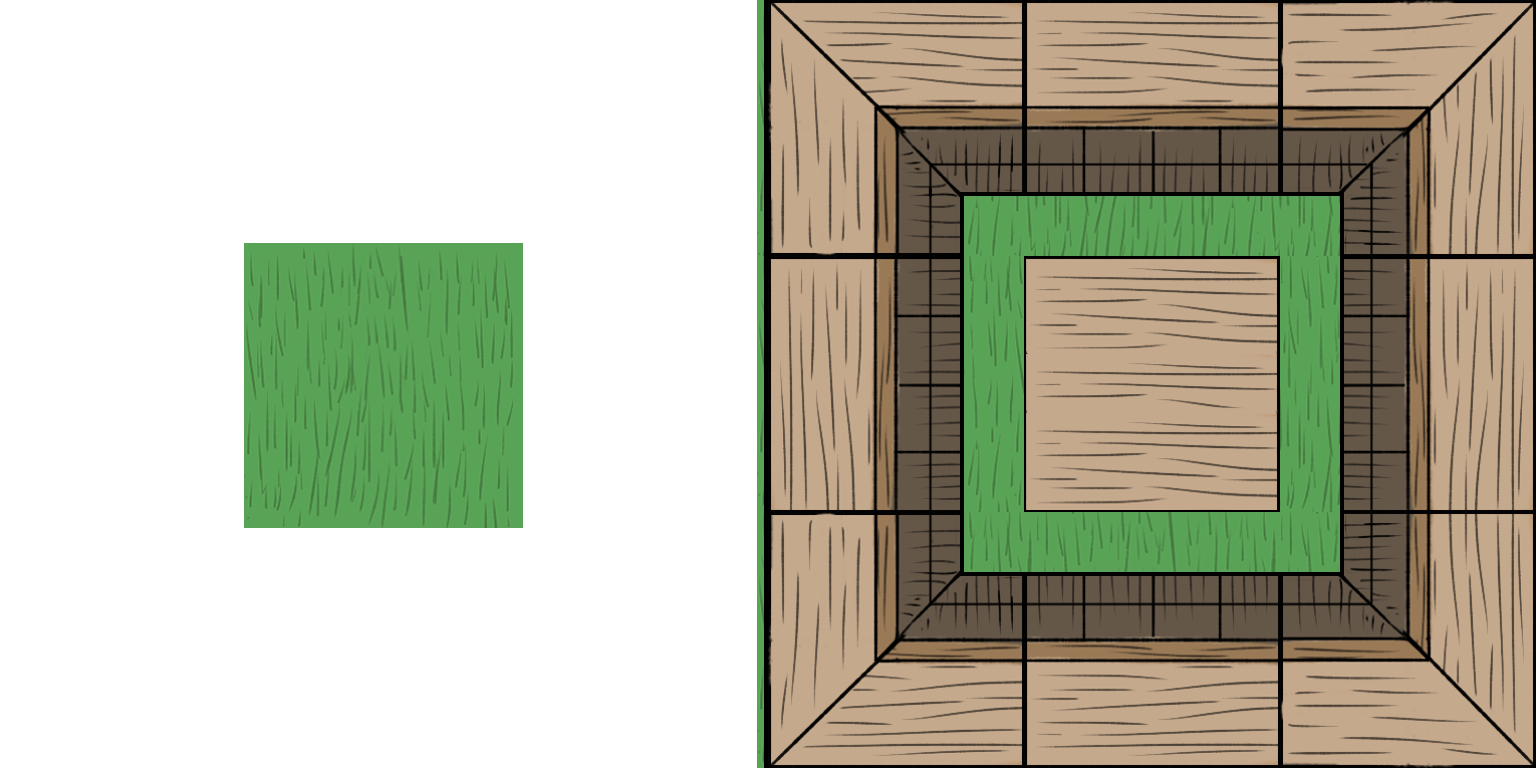
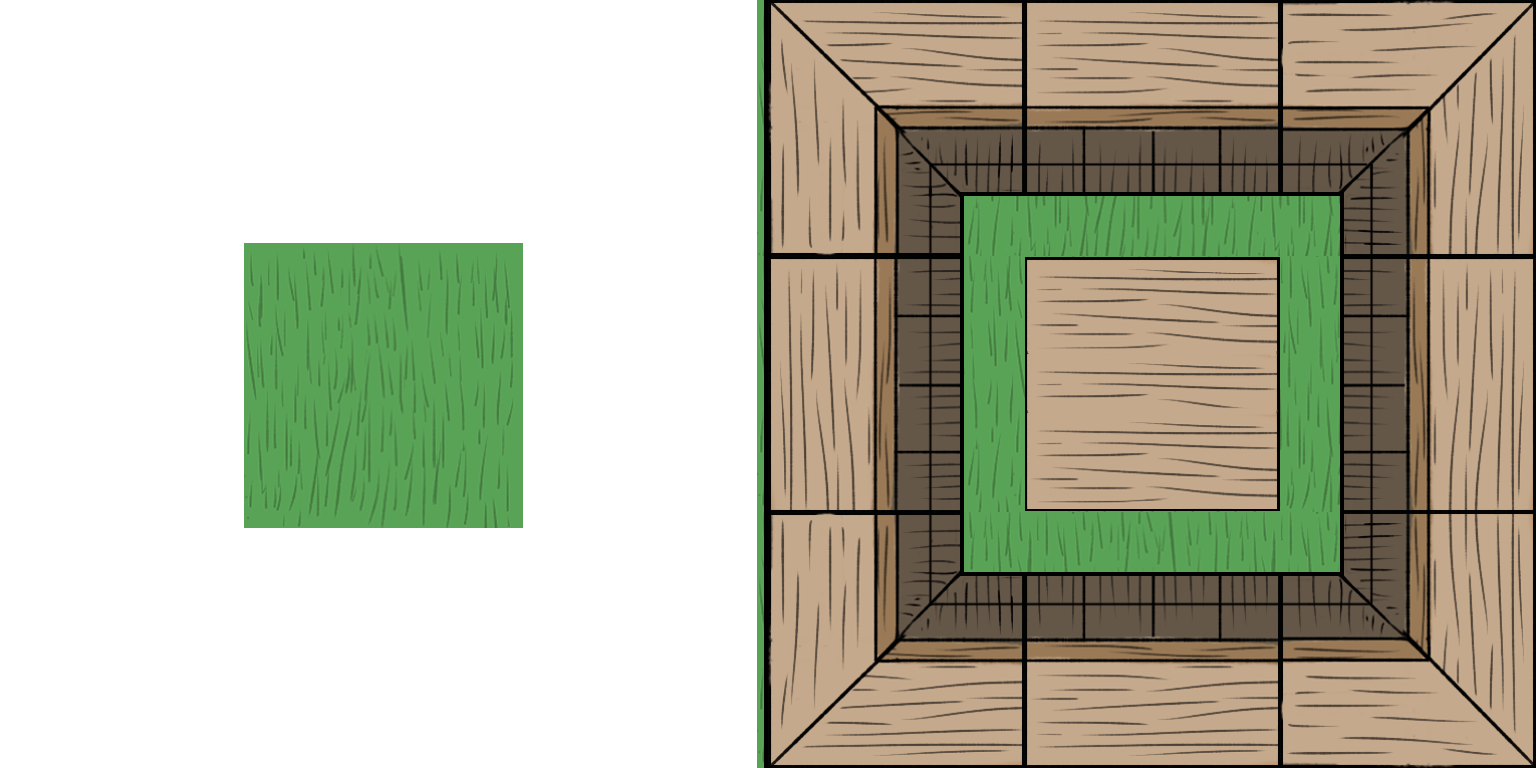
The second w=1536, h=768 image is a revision of the first. Changes to its layers:
painted on "Layer 54" over [1024, 256, 1280, 512]
